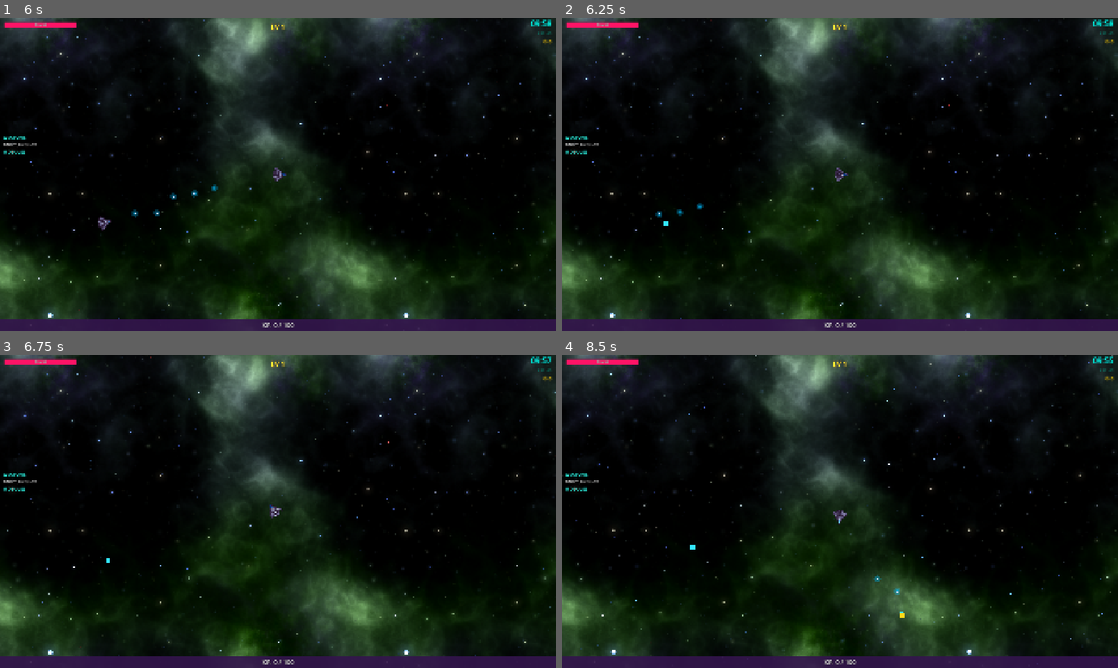
Above: before the commit, frames 1-4 (two rows, left to right).
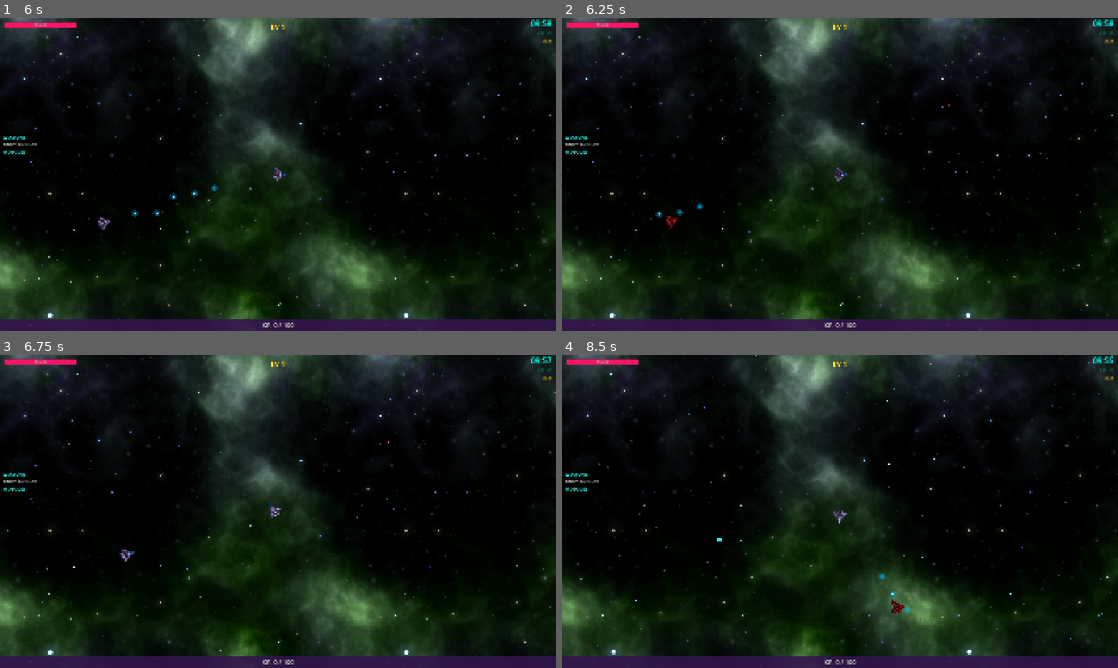
Above: after the commit, the same moments.

Repository: chalkbluffone/voidrift
Game: Godot game, scene res://scenes/ui/main_menu.tscn
The game is run twice, just before and just after one commit, with the same random seed, the same clock (stepped at 60 frames per second) and the same inputs.
Inputs (mouse positions are in pixels of both pictures, inside the frame that each line leads up to):
- Up to frame 1 (6 s): click "▶ Play" at 0.5 s; click "← Back" at 1.25 s; click "▶ Play" at 2 s; move the mouse to (400, 158) at 2.77 s; hold Right (ui_right) 2.78-3.5 s; hold Q (captain_ability) 2.78-3.5 s; click (400, 158) at 2.92 s; tap Enter (ui_accept) at 3.5 s; drag from (166, 190) to (250, 237) at 3.52 s; click "▶ LAUNCH" at 4.25 s; move the mouse to (333, 105) at 5.02 s; hold Right (ui_right) 5.03-5.75 s; tap 1 at 5.1 s; drag from (250, 237) to (94, 224) at 5.77 s
- Up to frame 2 (6.25 s): no input
- Up to frame 3 (6.75 s): move the mouse to (444, 558) at 6.52 s; hold Left (ui_left) from 6.53 s (still down); tap 3 at 6.6 s
- Up to frame 4 (8.5 s): tap Enter (ui_accept) at 6.77 s; release Left (ui_left) at 7.25 s; drag from (673, 464) to (912, 652) at 7.27 s; move the mouse to (867, 511) at 8.02 s; hold Down (ui_down) from 8.03 s (still down); tap Tab at 8.1 s; click (867, 511) at 8.17 s

Frame 1 is identical in both runs. In frame 2, less than 0.1% of the frame differs, in the area x 18-21%, y 63-68%; in frame 3, less than 0.1%; in frame 4, 0.2%, in the area x 23-63%, y 58-84%.

Commit message:
Adjust weapon stats and visuals for consistency; update size handling in projectiles and effects

Diff:
--- a/data/weapons.json
+++ b/data/weapons.json
@@ -14,7 +14,7 @@
 	"spawner": "res://effects/broken_tractor_beam/broken_tractor_beam_spawner.gd",
 	"stats": {
 	  "cooldown": 2.5,
-	  "damage": 10.0,
+	  "damage": 15.0,
 	  "dot_interval": 0.5,
 	  "duration": 2.0
 	},
@@ -23,8 +23,8 @@
 	"unlock_condition": "default",
 	"visual": {
 	  "beam_width": 12.0,
-	  "color_core": "#88CCFF",
-	  "color_glow": "#4488FF",
+	  "color_core": "#88ccff",
+	  "color_glow": "#4488ff",
 	  "glow_strength": 1.5,
 	  "particle_count": 30.0,
 	  "particle_lifetime": 0.4,
@@ -58,7 +58,7 @@
 	"spawner": "res://effects/ion_wake/ion_wake_spawner.gd",
 	"stats": {
 	  "cooldown": 2.5,
-	  "damage": 13.0,
+	  "damage": 15.0,
 	  "projectile_count": 1.0
 	},
 	"type": "melee",
@@ -85,7 +85,7 @@
 	"spawner": "res://effects/nikolas_coil/nikolas_coil_spawner.gd",
 	"stats": {
 	  "cooldown": 1.2,
-	  "damage": 10.0,
+	  "damage": 15.0,
 	  "duration": 0.6
 	},
 	"type": "projectile",
@@ -119,10 +119,10 @@
 	  "ambient_particle_count": 24.0,
 	  "boss_damage_reduction": 0.5,
 	  "cooldown": 3.0,
-	  "damage": 10.0,
+	  "damage": 15.0,
 	  "knockback": 200.0,
 	  "particle_count": 25.0,
-	  "projectile_count": 10.0
+	  "projectile_count": 3.0
 	},
 	"type": "area",
 	"unlock_condition": "default",
@@ -143,12 +143,12 @@
 	},
 	"spawner": "res://effects/personal_space_violator/personal_space_violator_spawner.gd",
 	"stats": {
-	  "cooldown": 1.2,
-	  "damage": 6.0,
+	  "cooldown": 2.85,
+	  "damage": 15.0,
 	  "falloff_end": 350.0,
 	  "falloff_start": 80.0,
 	  "lifetime": 0.8,
-	  "projectile_count": 7.0,
+	  "projectile_count": 3.0,
 	  "projectile_speed": 600.0
 	},
 	"targeting": "nearest",
@@ -176,7 +176,7 @@
 	"spawner": "res://effects/aoe_base/aoe_base_spawner.gd",
 	"stats": {
 	  "cooldown": 0.5,
-	  "damage": 5.0,
+	  "damage": 15.0,
 	  "size": 90.0
 	},
 	"type": "area",
@@ -204,7 +204,7 @@
 	  "hit_cooldown": 0.35,
 	  "knockback": 280.0,
 	  "projectile_count": 3.0,
-	  "projectile_speed": 2.2
+	  "projectile_speed": 1.0
 	},
 	"type": "orbit",
 	"unlock_condition": "default",
@@ -241,14 +241,14 @@
 	  "arc_angle_deg": 310.0,
 	  "distance": 25.0,
 	  "length_scale": 1.0,
-	  "radius": 156.0,
+	  "radius": 72.0,
 	  "taper": 0.0,
-	  "thickness": 65.0
+	  "thickness": 24.0
 	},
 	"spawner": "res://effects/radiant_arc/radiant_arc_spawner.gd",
 	"stats": {
 	  "cooldown": 1.0,
-	  "damage": 10.0,
+	  "damage": 15.0,
 	  "duration": 1.0
 	},
 	"type": "melee",
@@ -310,7 +310,7 @@
 	"spawner": "res://effects/snarky_comeback/snarky_comeback_spawner.gd",
 	"stats": {
 	  "cooldown": 1.0,
-	  "damage": 10.0,
+	  "damage": 15.0,
 	  "duration": 1.45,
 	  "projectile_count": 1.0
 	},
@@ -364,7 +364,7 @@
 	  "burn_damage": 5.0,
 	  "burn_duration": 3.5,
 	  "cooldown": 1.5,
-	  "damage": 12.0,
+	  "damage": 15.0,
 	  "dot_interval": 0.5,
 	  "projectile_count": 1.0
 	},
@@ -404,7 +404,7 @@
 	"stats": {
 	  "cooldown": 1.8,
 	  "crit_chance": 0.0,
-	  "damage": 12.0,
+	  "damage": 15.0,
 	  "projectile_count": 1.0,
 	  "projectile_speed": 520.0
 	},
@@ -430,7 +430,7 @@
 	"stats": {
 	  "base_radius": 150.0,
 	  "cooldown": 2.0,
-	  "damage": 8.0,
+	  "damage": 15.0,
 	  "hit_cooldown": 0.25,
 	  "rotation_speed": 3.14159
 	},
@@ -455,7 +455,7 @@
 	"spawner": "res://effects/straight_line_negotiator/straight_line_negotiator_spawner.gd",
 	"stats": {
 	  "cooldown": 1.0,
-	  "damage": 5.0,
+	  "damage": 15.0,
 	  "lifetime": 1.1,
 	  "piercing": 3.0,
 	  "projectile_count": 1.0,
@@ -488,7 +488,7 @@
 	"spawner": "res://effects/timmy_gun/timmy_gun_spawner.gd",
 	"stats": {
 	  "cooldown": 0.6,
-	  "damage": 8.0,
+	  "damage": 3.0,
 	  "lifetime": 1.5,
 	  "projectile_bounces": 1.0,
 	  "projectile_count": 5.0,
@@ -499,8 +499,8 @@
 	"unlock_condition": "default",
 	"visual": {
 	  "bullet_radius": 2.5,
-	  "color_core": "#CCDDFF",
-	  "color_glow": "#00BBFF",
+	  "color_core": "#ccddff",
+	  "color_glow": "#00bbff",
 	  "glow_strength": 2.0
 	}
   },
@@ -519,7 +519,7 @@
 	"stats": {
 	  "cooldown": 2.5,
 	  "damage": 15.0,
-	  "duration": 3.0,
+	  "duration": 10.0,
 	  "projectile_count": 1.0,
 	  "size": 92.0
 	},
--- a/effects/orbit_base/orbit_base.gd
+++ b/effects/orbit_base/orbit_base.gd
@@ -70,10 +70,11 @@
 
 		var triangle: Polygon2D = Polygon2D.new()
 		triangle.color = Color(0.65, 0.9, 1.0, 0.95)
+		# Drone visual size is fixed — size stat only affects orbit radius/reach
 		triangle.polygon = PackedVector2Array([
-			Vector2(drone_size * 1.2 * size, 0.0),
-			Vector2(-drone_size * 0.9 * size, drone_size * 0.7 * size),
-			Vector2(-drone_size * 0.9 * size, -drone_size * 0.7 * size),
+			Vector2(drone_size * 1.2, 0.0),
+			Vector2(-drone_size * 0.9, drone_size * 0.7),
+			Vector2(-drone_size * 0.9, -drone_size * 0.7),
 		])
 		drone.add_child(triangle)
 
--- a/effects/space_nukes/space_nukes_effect.gd
+++ b/effects/space_nukes/space_nukes_effect.gd
@@ -61,7 +61,7 @@
 		_missile_visual = _MissileVisual.new()
 		add_child(_missile_visual)
 	_missile_visual.body_color = projectile_color
-	_missile_visual.scale = Vector2.ONE * maxf(0.8, size_mult)
+	_missile_visual.scale = Vector2.ONE  # Visual stays fixed; size_mult affects blast radius
 
 
 func _process(delta: float) -> void:
--- a/effects/spin_cycle/spin_cycle.gd
+++ b/effects/spin_cycle/spin_cycle.gd
@@ -29,7 +29,16 @@
 
 
 func setup(params: Dictionary) -> void:
+	# Consume size_mult as our size multiplier instead of the generic area
+	# weapon "size" key (which is a pixel radius for other area weapons).
+	if params.has("size_mult"):
+		size = maxf(0.1, float(params["size_mult"]))
+
 	for key in params:
+		# Skip "size" and "size_mult" — size_mult is handled above and
+		# the generic area-weapon "size" is a pixel radius, not our multiplier.
+		if key == "size" or key == "size_mult":
+			continue
 		if key in self:
 			var value: Variant = params[key]
 			# Handle Color properties that arrive as Color objects from the flattener
--- a/effects/timmy_gun/timmy_gun.gd
+++ b/effects/timmy_gun/timmy_gun.gd
@@ -113,7 +113,7 @@
 		sprite.visible = false
 
 	var glow: _NeonBullet = _NeonBullet.new()
-	glow.bullet_radius = bullet_radius * size_mult
+	glow.bullet_radius = bullet_radius  # Visual stays fixed; size_mult affects hitbox reach
 	glow.color_core = color_core
 	glow.color_glow = color_glow
 	glow.glow_strength = glow_strength
--- a/scripts/combat/projectile.gd
+++ b/scripts/combat/projectile.gd
@@ -28,8 +28,11 @@
 	body_entered.connect(_on_body_entered)
 	area_entered.connect(_on_area_entered)
 
-	# Apply size
-	scale = Vector2.ONE * size_mult
+	# Apply size to collision reach only (not visual scale)
+	if collision_shape and collision_shape.shape is CircleShape2D:
+		var base_radius: float = collision_shape.shape.radius
+		collision_shape.shape = collision_shape.shape.duplicate()
+		collision_shape.shape.radius = base_radius * size_mult
 
 	# Set rotation to match direction
 	rotation = direction.angle()
--- a/scripts/combat/weapon_component.gd
+++ b/scripts/combat/weapon_component.gd
@@ -300,6 +300,7 @@
 	var weapon_size_mult: float = _inventory.get_weapon_mult(weapon_id, StatsComponentScript.STAT_SIZE)
 	var base_size: float = float(config.get("size", 90.0))
 	config["size"] = maxf(8.0, base_size * global_size_mult * (1.0 + weapon_size_mult))
+	config["size_mult"] = global_size_mult * (1.0 + weapon_size_mult)
 
 	var weapon_duration_flat: float = _inventory.get_weapon_flat(weapon_id, StatsComponentScript.STAT_DURATION)
 	var weapon_duration_mult: float = _inventory.get_weapon_mult(weapon_id, StatsComponentScript.STAT_DURATION)
